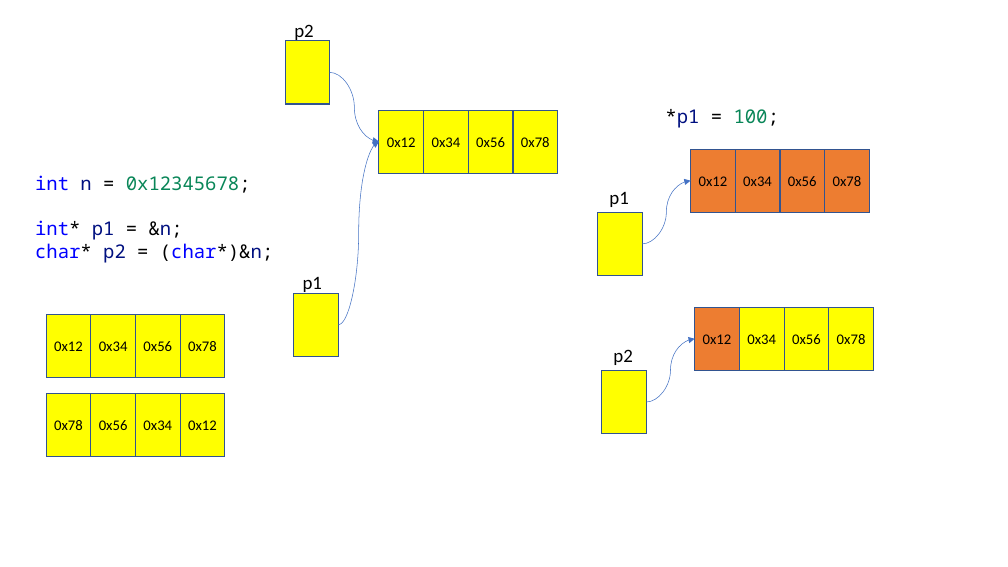
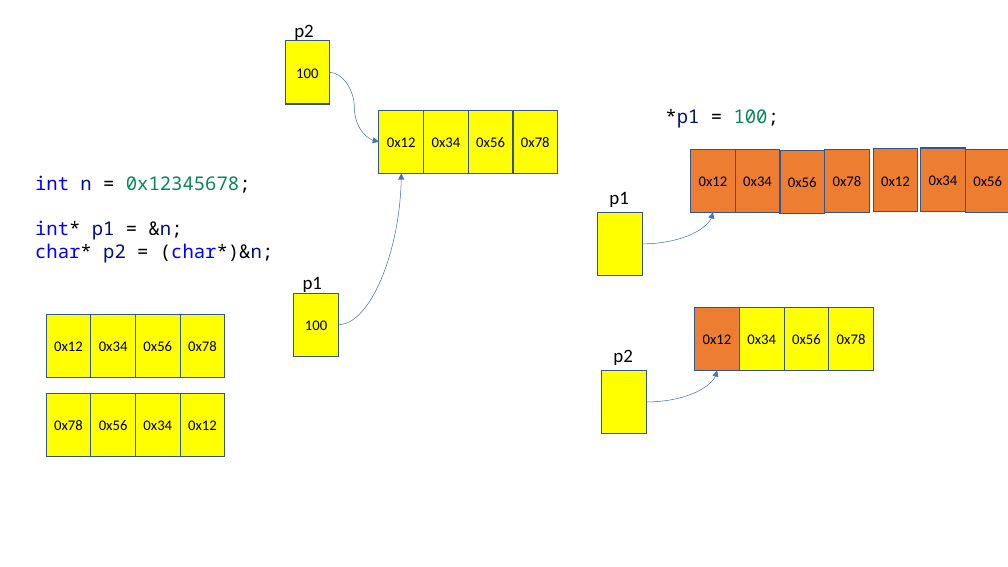
Before and after one commit to yoonichul/hyundai_20220510, a slide deck: slide 3 of 220511.pptx. Drawn at 1008x567 pixels with LibreOffice and Linux fonts; fonts in the diff are those of the drawing. Boxes give left, top, right and bottom in pixels: in the first picture for what was removed or moved away, otherwise in the second. Text is boxed around its words. In the diff, an @@ line names an element or a change of style, - is before the commit and + after.

```diff
--- a/220511.pptx
+++ b/220511.pptx
@@ text in rectangle at box(296, 68, 318, 78): text added @@
+100
@@ rectangle added at box(873, 149, 918, 212), fill #ED7D31, outline #325491 1 pt, 14 pt, text #000000 @@
+0x12
@@ rectangle added at box(921, 148, 966, 212), fill #ED7D31, outline #325491 1 pt, 14 pt, text #000000 @@
+0x34
@@ rectangle added at box(966, 149, 1008, 212), fill #ED7D31, outline #325491 1 pt, 14 pt, text #000000 @@
+0x56
@@ curved arrow moved from (339, 324) - (379, 141) to (339, 324) - (402, 173) @@
@@ curved arrow moved from (642, 244) - (691, 181) to (642, 244) - (713, 212) @@
@@ text in rectangle at box(305, 320, 327, 330): text added @@
+100
@@ curved arrow moved from (647, 402) - (695, 339) to (647, 402) - (718, 371) @@
```
Also in this commit, not shown: 3 slides added.
